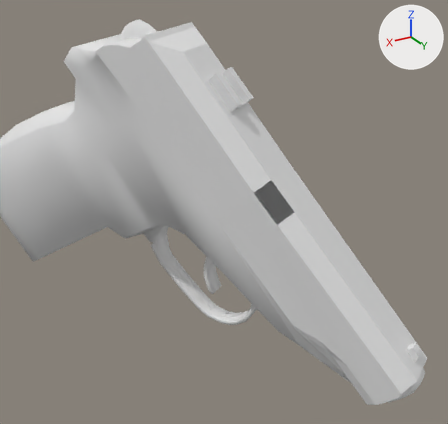
One commit to the OBJ model Vertex_Animation_Compiler/Assets/Makarov_Pistol_Draw30.obj: the scene before it, then after it.
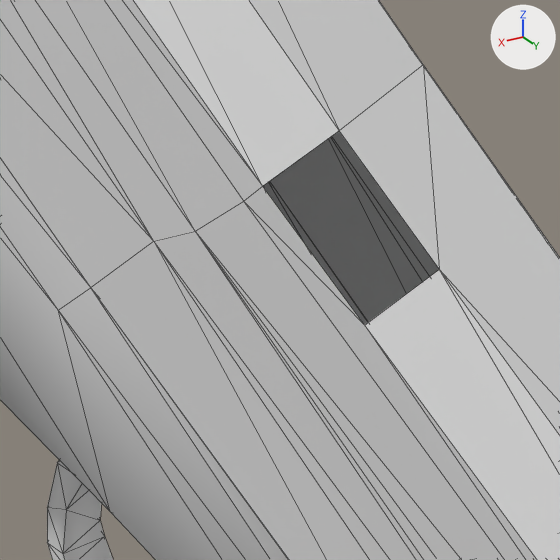
The first picture shows the older version from a 50 mm camera at (0.163, 0.385, -0.2401) aimed at (0.0688, 0.228, -0.3186). The close-ups show both versions on the part from 43% to 72% of the width and 35% to 66% of the height of that picture; other places that the commit changed are outside them. Lighting does not change. The marker at upper right points along +X, +Y and +Z. The close-ups show mesh edges as thin lines. Where no turn or scale is listed for an object, it has been applied to the vertices.

The scene before the commit, as lines of its bpy script (objects in view):
```python
me_rest_of_the_gun_sphere = bpy.data.meshes.new('Rest_of_the_gun_Sphere')
me_rest_of_the_gun_sphere.from_pydata(...)  # 272 vertices, 519 faces; spans x 0.024..0.127, y 0.119..0.284, z -0.377..-0.268
me_top_slider_sphere_001 = bpy.data.meshes.new('Top_Slider_Sphere.001')
me_top_slider_sphere_001.from_pydata(...)  # 127 vertices, 227 faces; spans x 0.0209..0.0962, y 0.1841..0.2847, z -0.3753..-0.2628
ob_rest_of_the_gun_sphere = bpy.data.objects.new('Rest_of_the_gun_Sphere', me_rest_of_the_gun_sphere)
ob_rest_of_the_gun_sphere.location = (0.0, 0.0, 0.0)
ob_top_slider_sphere_001 = bpy.data.objects.new('Top_Slider_Sphere.001', me_top_slider_sphere_001)
ob_top_slider_sphere_001.location = (0.0, 0.0, 0.0)
```
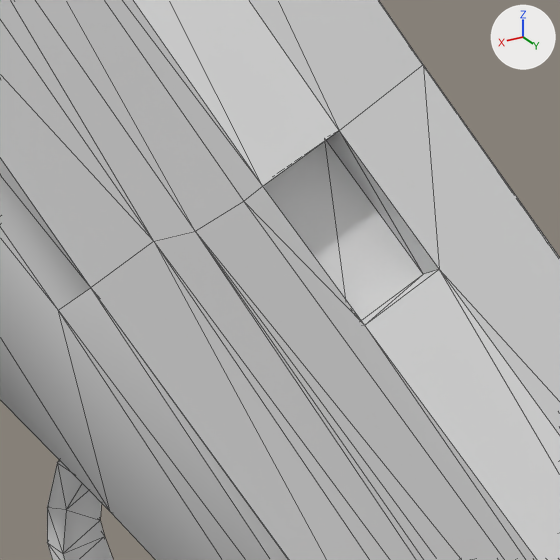
Pixel boxes [x1, y1, x2, y2] of what changed, in the close-ups (560 x 560 px):
part 1 of me_top_slider_sphere_001, added: after [263, 131, 439, 325]

Edits to the bpy script that builds the scene:
```text
Change me_top_slider_sphere_001:
    used by ob_top_slider_sphere_001; location = (0.0, 0.0, 0.0)
    remove me_top_slider_sphere_001.from_pydata(...)  # 127 vertices, 227 faces; spans x 0.0209..0.0962, y 0.1841..0.2847, z -0.3753..-0.2628
    add me_top_slider_sphere_001.from_pydata(...)  # 131 vertices, 237 faces; spans x 0.0209..0.0962, y 0.1841..0.2847, z -0.3753..-0.2628
    me_top_slider_sphere_001 part 1
    4 vertices are added at (0.0627, 0.2469, -0.3176), (0.067, 0.2405, -0.3087), (0.0568, 0.2472, -0.3147), (0.061, 0.2408, -0.3058)
    10 new faces join them
```
